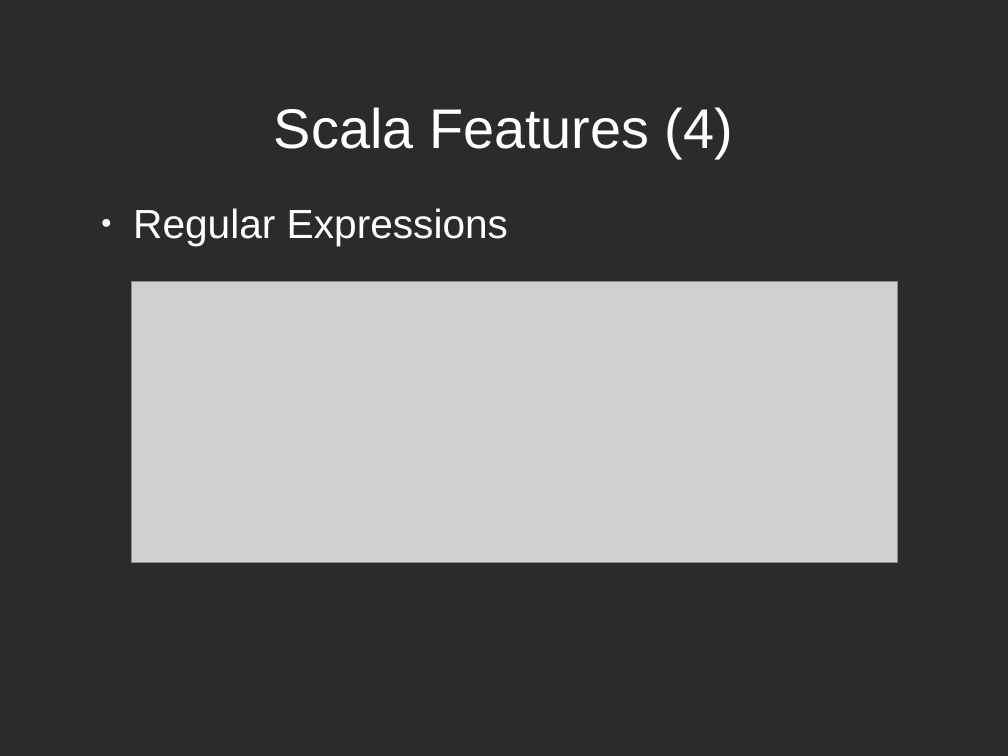
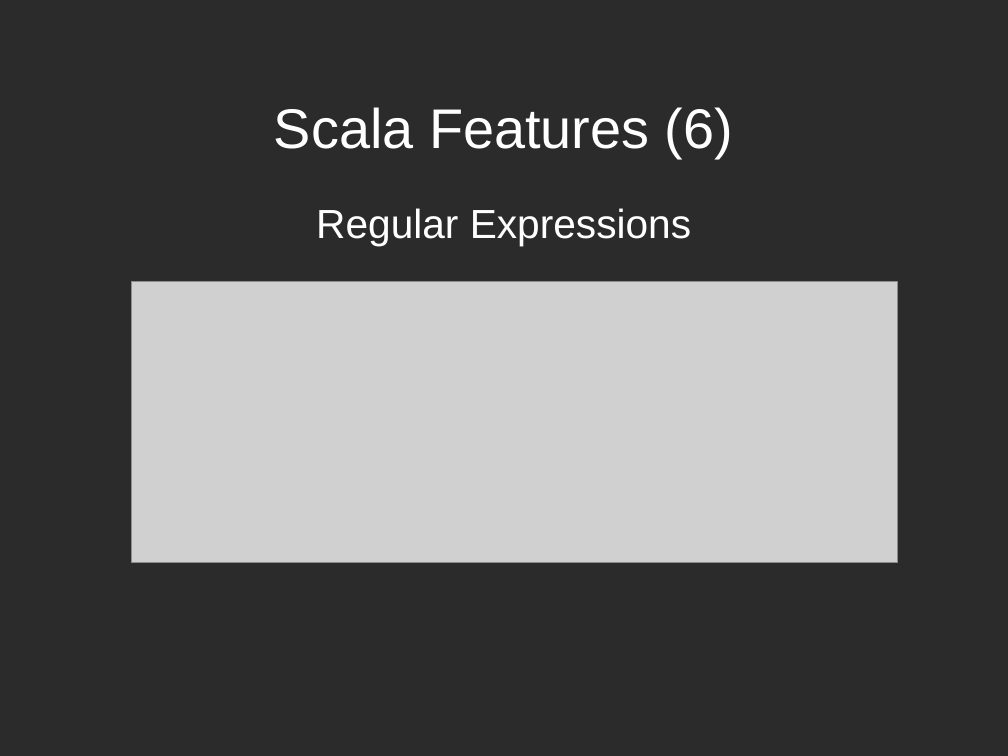
Before and after one commit to Jaykhum/dicewar, a slide deck: slide 14 of doc/Dicewars.odp (slide 10 before the commit). Drawn at 1008x756 pixels with LibreOffice and Linux fonts; fonts in the diff are those of the drawing; grey boxes stand for pictures; background and template pictures are left out; a plain dark background stands for a picture behind light text. Boxes give left, top, right and bottom in pixels: in the first picture for what was removed or moved away, otherwise in the second. Text is boxed around its words. In the diff, an @@ line names an element or a change of style, - is before the commit and + after.

```diff
--- a/doc/Dicewars.odp
+++ b/doc/Dicewars.odp
@@ title at <box>274,107,733,158</box>: text changed @@
-Scala Features (4)
+Scala Features (6)
@@ text "Regular Expressions" at <box>316,208,691,246</box>: alignment left to centre; bullet ● to none @@
```
Also in this commit, not shown: 11 other slides changed, 4 slides added, 12 other files.
